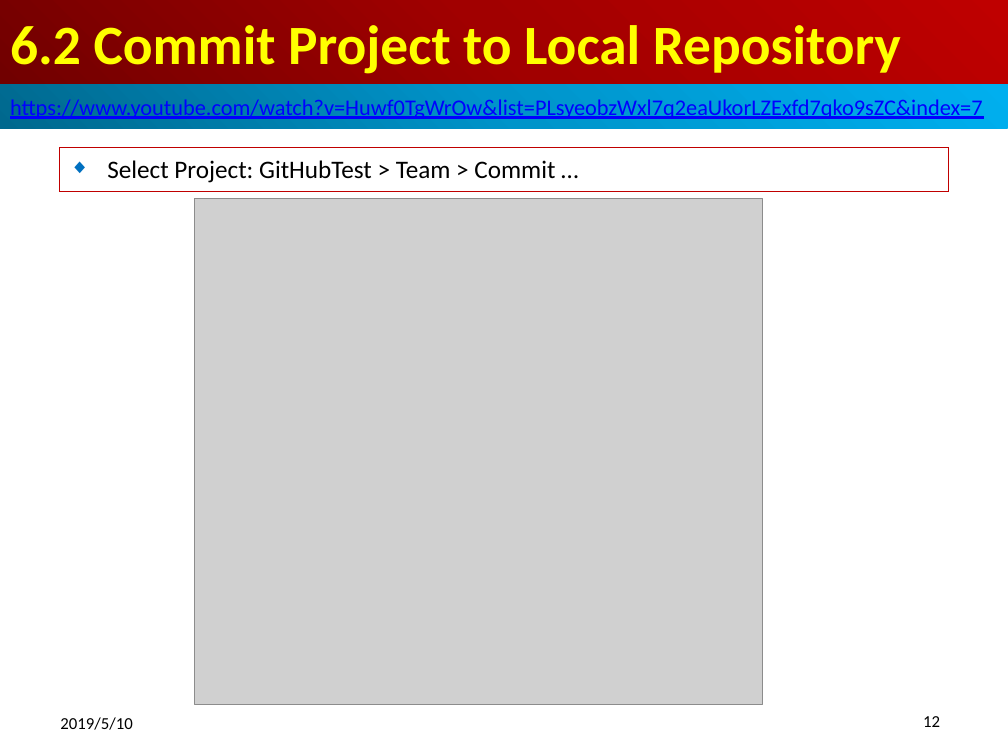
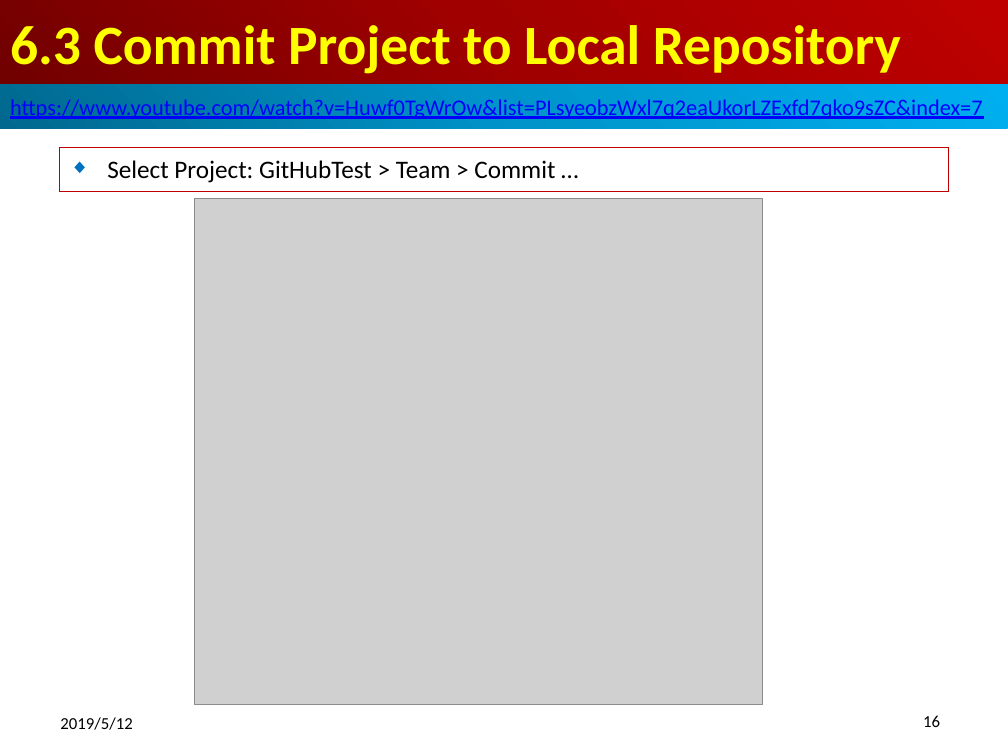
Before and after one commit to peterhchen/100-GitHub, a slide deck: slide 16 of ch06_EclipseGitHub.pptx (slide 12 before the commit). Drawn at 1008x756 pixels with LibreOffice and Linux fonts; fonts in the diff are those of the drawing; grey boxes stand for pictures. Boxes give left, top, right and bottom in pixels: in the first picture for what was removed or moved away, otherwise in the second. Text is boxed around its words. In the diff, an @@ line names an element or a change of style, - is before the commit and + after.

```diff
--- a/ch06_EclipseGitHub.pptx
+++ b/ch06_EclipseGitHub.pptx
@@ title at bbox=[10, 25, 901, 74]: text changed @@
-6.2 Commit Project to Local Repository
+6.3 Commit Project to Local Repository
@@ text at bbox=[60, 717, 132, 730]: text changed @@
-2019/5/10
+2019/5/12
@@ page number at bbox=[923, 715, 940, 727]: text changed @@
-12
+16
```
Also in this commit, not shown: 16 other slides changed, 19 slides added.
